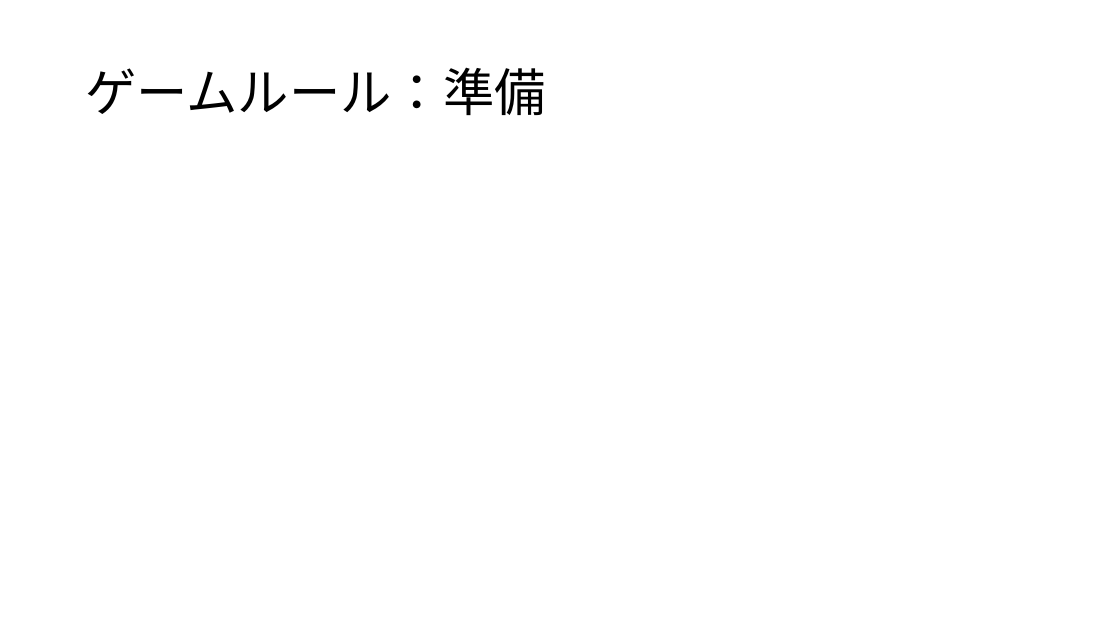
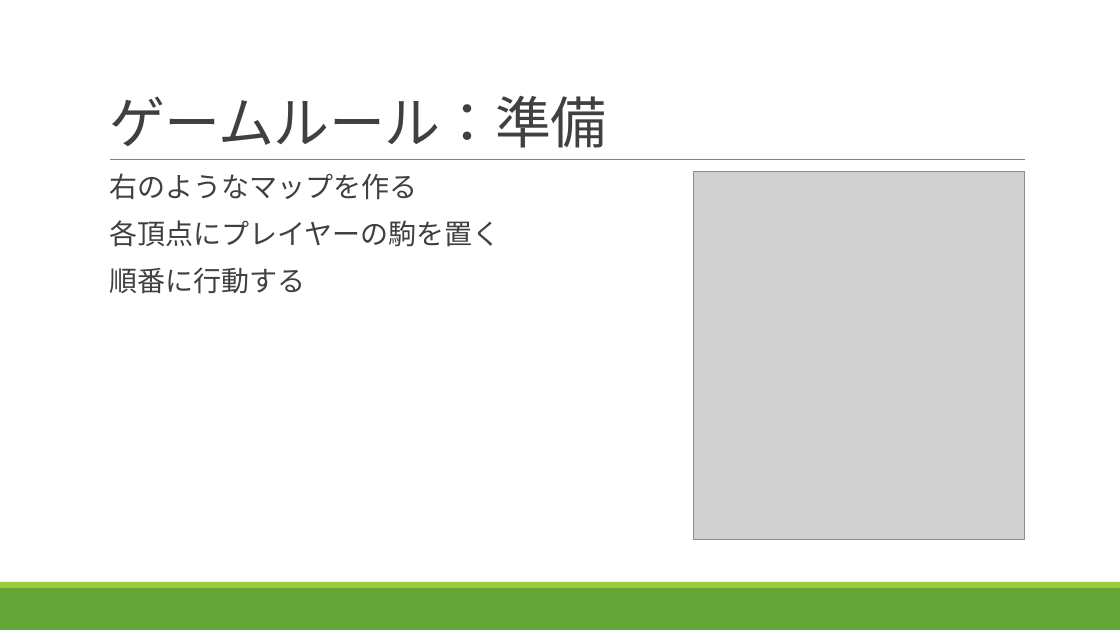
Before and after one commit to HikigayaHomaru/MyPortfolio, a slide deck: slide 3 of ヘクサチェス.pptx. Drawn at 1120x630 pixels with LibreOffice and Linux fonts; fonts in the diff are those of the drawing; grey boxes stand for pictures. Boxes give left, top, right and bottom in pixels: in the first picture for what was removed or moved away, otherwise in the second. Text is boxed around its words. In the diff, an @@ line names an element or a change of style, - is before the commit and + after.

```diff
--- a/ヘクサチェス.pptx
+++ b/ヘクサチェス.pptx
@@ title "ゲームルール：準備": place and size @@
-title "ゲームルール：準備" at [85,67,545,115]
+title "ゲームルール：準備" at [109,96,606,148]
@@ title "ゲームルール：準備" at [109,96,606,148]: size 44 to 48 pt, font Noto Sans CJK JP to Calibri, text colour #000000 to #404040, letter spacing 0 to -0.5 pt; line spacing 0.9 to 0.85; vertical alignment middle to bottom @@
@@ text added at [109,173,500,294], 24 pt, text #404040 @@
+  右のようなマップを作る
+  各頂点にプレイヤーの駒を置く
+  順番に行動する
@@ line added from (110, 160) to (1026, 160), #808080 0.5 pt @@
@@ picture added at [693,171,1025,539] @@
@@ rectangle added at [0,588,1120,630], fill #63A537 @@
@@ rectangle added at [0,582,1120,588], fill #99CB38 @@
```
Also in this commit, not shown: 4 other slides changed, 1 slide added, 6 other files.
